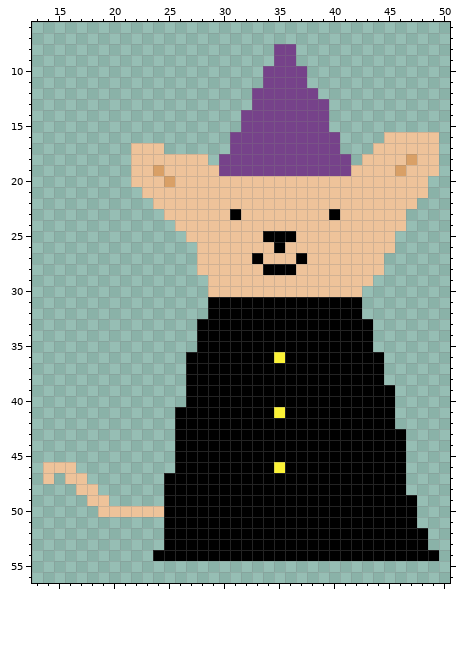
Pixel-art file -- catzalot/aseprite/catazlotMovingTemp.aseprite. That is the earlier state.
64x64 pixels, 1 frame. Shown: x 13..50, y 6..56.
After:
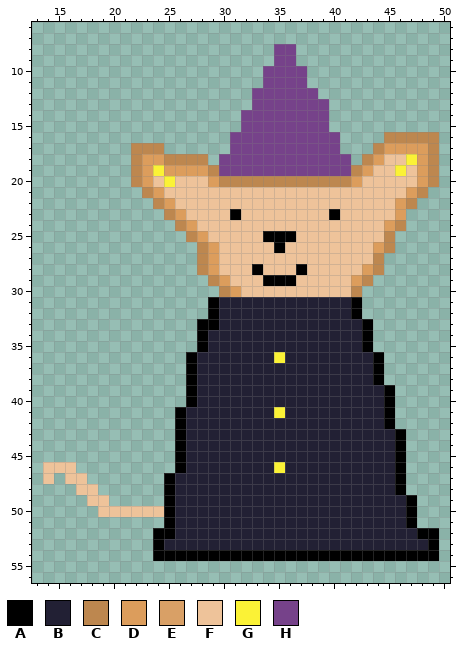
Palette (. is transparent): A #000000  B #222034  C #bd874f  D #dc9d5c  E #d9a066  F #eec39a  G #fbf236  H #76428a
Change:
Changed rows in their new state; - is an unchanged pixel.
first column x 22:
16 -----------------------CCCCC
17 CCC-------------------CDDDDC
18 CDDCCCC--------------CD--GDC
19 CDGDDDDC------------CD--G-DC
20 CD-G---DCCCCCCCCCCCCD-----DC
21 -CD----------------------DC-
22 --CD--------------------DC--
23 ---CD-------------------D---
24 ----CD-----------------DC---
25 -----CD----------------C----
26 ------CD--------------DC----
27 ------CD---F---F------C-----
28 ------CD---AFFFA-----DC-----
29 -------CD---AAA-----DC------
30 -------.CD----------C-------
31 --------BBBBBBBBBBBB--------
32 --------BBBBBBBBBBBB--------
33 --------BBBBBBBBBBBBB-------
34 -------BBBBBBBBBBBBBB-------
35 -------BBBBBBBBBBBBBB-------
36 ------BBBBBBB-BBBBBBBB------
37 ------BBBBBBBBBBBBBBBB------
38 ------BBBBBBBBBBBBBBBB------
39 ------BBBBBBBBBBBBBBBBB-----
40 ------BBBBBBBBBBBBBBBBB-----
41 -----BBBBBBBB-BBBBBBBBB-----
42 -----BBBBBBBBBBBBBBBBBB-----
43 -----BBBBBBBBBBBBBBBBBBB----
44 -----BBBBBBBBBBBBBBBBBBB----
45 -----BBBBBBBBBBBBBBBBBBB----
46 -----BBBBBBBB-BBBBBBBBBB----
47 ----BBBBBBBBBBBBBBBBBBBB----
48 ----BBBBBBBBBBBBBBBBBBBB----
49 ----BBBBBBBBBBBBBBBBBBBBB---
50 ----BBBBBBBBBBBBBBBBBBBBB---
51 ----BBBBBBBBBBBBBBBBBBBBB---
52 --A-BBBBBBBBBBBBBBBBBBBBBB-A
53 --ABBBBBBBBBBBBBBBBBBBBBBBBA
